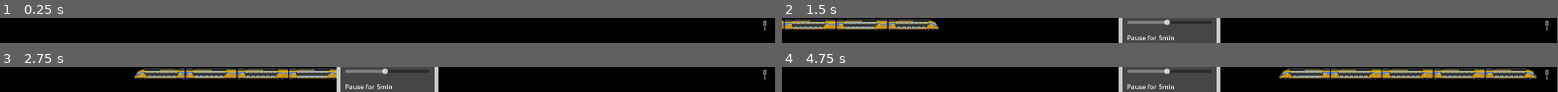
Above: before the commit, frames 1-4 (two rows, left to right).
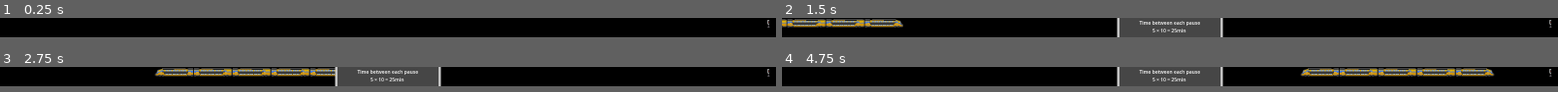
Above: after the commit, the same moments.

Repository: RedSPINE/train-productivity-app
Game: Godot game, scene res://scenes/main_scene.tscn
Same seed, same stepped clock (60 frames per second), same inputs: the game is played once before the commit and once after it.
Inputs (mouse positions are in pixels of both pictures, inside the frame that each line leads up to):
- Up to frame 1 (0.25 s): no input
- Up to frame 2 (1.5 s): click (1550, 25) at 0.5 s; click (1550, 25) at 1.25 s
- Up to frame 3 (2.75 s): click (768, 74) at 2 s
- Up to frame 4 (4.75 s): no input
The window is 799x26 before the commit and 800x20 after it. Grey fills any space a smaller window leaves; there, only what the larger window draws over its background counts as a difference.

The runs differ from the first frame. In frame 1, 0.2% of the frame differs, in the area x 98-100%, y 7-50%; in frame 2, 14%; in frame 3, 16%; in frame 4, 19%, in the area x 43-100%, y 0-100%.

Commit message:
scale to screen size + better UX/UI for settings

Diff:
--- a/project.godot
+++ b/project.godot
@@ -22,9 +22,9 @@
 
 [display]
 
-window/size/viewport_width=1920
+window/size/viewport_width=2560
 window/size/viewport_height=32
-window/size/initial_position=Vector2i(0, 992)
+window/size/initial_position=Vector2i(1920, 992)
 window/size/resizable=false
 window/size/borderless=true
 window/size/always_on_top=true
--- a/scenes/main_scene.tscn
+++ b/scenes/main_scene.tscn
@@ -204,6 +204,9 @@
 
 [sub_resource type="StyleBoxFlat" id="StyleBoxFlat_e1cbu"]
 bg_color = Color(0.6, 0.354, 0.354, 0)
+
+[sub_resource type="RectangleShape2D" id="RectangleShape2D_mngbo"]
+size = Vector2(229, 26)
 
 [sub_resource type="Animation" id="Animation_pu3yx"]
 length = 0.001
@@ -325,14 +328,25 @@
 theme_override_styles/hover = SubResource("StyleBoxFlat_6wevv")
 theme_override_styles/normal = SubResource("StyleBoxFlat_e1cbu")
 
-[node name="Train" type="Node2D" parent="." node_paths=PackedStringArray("animation_player", "button", "audiostream_ding", "audiostream_wheels")]
+[node name="Area2D" type="Area2D" parent="Light"]
+collision_layer = 2
+collision_mask = 0
+monitoring = false
+
+[node name="CollisionShape2D" type="CollisionShape2D" parent="Light/Area2D"]
+position = Vector2(-49.5, 3)
+shape = SubResource("RectangleShape2D_mngbo")
+
+[node name="Train" type="Node2D" parent="." node_paths=PackedStringArray("animation_player", "button", "audiostream_ding", "audiostream_wheels", "window_extend")]
 scale = Vector2(2, 2)
 script = ExtResource("1_7ykc4")
-speed = 0.75
+use_anim = false
+speed = 600.0
 animation_player = NodePath("TrainAnimationPlayer")
 button = NodePath("Button")
 audiostream_ding = NodePath("AudioStream-Ding")
 audiostream_wheels = NodePath("AudioStream-Wheels")
+window_extend = NodePath("Area2D/WindowExtend")
 
 [node name="TrainAnimationPlayer" type="AnimationPlayer" parent="Train"]
 root_node = NodePath("../..")
@@ -365,10 +379,6 @@
 position = Vector2(-287.5, 0)
 texture = ExtResource("2_pw63i")
 flip_h = true
-
-[node name="WindowExtend" type="CollisionPolygon2D" parent="Train"]
-polygon = PackedVector2Array(-320, 2, 0, 2, 0, 16, -320, 16)
-script = ExtResource("5_rt2n2")
 
 [node name="Button" type="Button" parent="Train"]
 offset_left = -320.0
@@ -391,3 +401,14 @@
 volume_db = -6.0
 pitch_scale = 2.0
 max_distance = 1920.0
+
+[node name="Area2D" type="Area2D" parent="Train"]
+collision_layer = 0
+collision_mask = 2
+monitorable = false
+
+[node name="WindowExtend" type="CollisionPolygon2D" parent="Train/Area2D"]
+polygon = PackedVector2Array(-320, 2, 0, 2, 0, 16, -320, 16)
+script = ExtResource("5_rt2n2")
+
+[connection signal="area_entered" from="Train/Area2D" to="Train" method="_on_area_2d_area_entered"]
--- a/scenes/settings_window.tscn
+++ b/scenes/settings_window.tscn
@@ -42,10 +42,10 @@
 corner_radius_bottom_right = 4
 corner_radius_bottom_left = 4
 
-[node name="Window" type="Window" node_paths=PackedStringArray("loops_label", "loops_slider", "loop_time_label", "loop_time_slider", "pause_time_label", "pause_time_slider", "window_height_label", "window_height_slider")]
+[node name="Window" type="Window" node_paths=PackedStringArray("loops_label", "loops_slider", "loop_time_label", "loop_time_slider", "preview_label", "pause_time_label", "pause_time_slider", "window_height_label", "window_height_slider")]
 transparent_bg = true
 initial_position = 1
-size = Vector2i(250, 385)
+size = Vector2i(350, 450)
 unresizable = true
 borderless = true
 always_on_top = true
@@ -56,6 +56,7 @@
 loops_slider = NodePath("Control/Panel/VBoxContainer/LoopsForPause/VBoxContainer/LoopsSlider")
 loop_time_label = NodePath("Control/Panel/VBoxContainer/LoopTime/VBoxContainer/HBoxContainer/LoopTimeLabel")
 loop_time_slider = NodePath("Control/Panel/VBoxContainer/LoopTime/VBoxContainer/LoopTimeSlider")
+preview_label = NodePath("Control/Panel/VBoxContainer/Preview/PreviewLabel")
 pause_time_label = NodePath("Control/Panel/VBoxContainer/PauseTime/VBoxContainer/HBoxContainer/PauseTimeLabel")
 pause_time_slider = NodePath("Control/Panel/VBoxContainer/PauseTime/VBoxContainer/PauseTimeSlider")
 window_height_label = NodePath("Control/Panel/VBoxContainer/WindowHeight/VBoxContainer/HBoxContainer/HeightValue")
@@ -120,7 +121,7 @@
 [node name="LoopsTitle" type="Label" parent="Control/Panel/VBoxContainer/LoopsForPause/VBoxContainer/HBoxContainer"]
 layout_mode = 2
 theme_override_font_sizes/font_size = 16
-text = "Pause after "
+text = "Train passings before pause : "
 
 [node name="LoopsLabel" type="Label" parent="Control/Panel/VBoxContainer/LoopsForPause/VBoxContainer/HBoxContainer"]
 layout_mode = 2
@@ -131,12 +132,11 @@
 [node name="LoopsTitle2" type="Label" parent="Control/Panel/VBoxContainer/LoopsForPause/VBoxContainer/HBoxContainer"]
 layout_mode = 2
 theme_override_font_sizes/font_size = 16
-text = " loops"
 
 [node name="LoopsSlider" type="HSlider" parent="Control/Panel/VBoxContainer/LoopsForPause/VBoxContainer"]
 layout_mode = 2
 min_value = 1.0
-max_value = 10.0
+max_value = 50.0
 value = 5.0
 ticks_on_borders = true
 
@@ -154,7 +154,7 @@
 [node name="LoopTimeTitle" type="Label" parent="Control/Panel/VBoxContainer/LoopTime/VBoxContainer/HBoxContainer"]
 layout_mode = 2
 theme_override_font_sizes/font_size = 16
-text = "Loops every "
+text = "The train will pass every "
 
 [node name="LoopTimeLabel" type="Label" parent="Control/Panel/VBoxContainer/LoopTime/VBoxContainer/HBoxContainer"]
 layout_mode = 2
@@ -166,9 +166,20 @@
 layout_mode = 2
 min_value = 30.0
 max_value = 600.0
-step = 10.0
+step = 30.0
 value = 300.0
 
+[node name="Preview" type="PanelContainer" parent="Control/Panel/VBoxContainer"]
+layout_mode = 2
+theme_override_styles/panel = SubResource("StyleBoxFlat_8eo4u")
+
+[node name="PreviewLabel" type="Label" parent="Control/Panel/VBoxContainer/Preview"]
+layout_mode = 2
+theme_override_font_sizes/font_size = 16
+text = "Time between each pause
+%l × %d = %t"
+horizontal_alignment = 1
+
 [node name="PauseTime" type="PanelContainer" parent="Control/Panel/VBoxContainer"]
 layout_mode = 2
 theme_override_styles/panel = SubResource("StyleBoxFlat_8eo4u")
@@ -183,7 +194,7 @@
 [node name="PauseTimeTitle" type="Label" parent="Control/Panel/VBoxContainer/PauseTime/VBoxContainer/HBoxContainer"]
 layout_mode = 2
 theme_override_font_sizes/font_size = 16
-text = "Pause for "
+text = "Pause duration : "
 
 [node name="PauseTimeLabel" type="Label" parent="Control/Panel/VBoxContainer/PauseTime/VBoxContainer/HBoxContainer"]
 layout_mode = 2
@@ -193,9 +204,9 @@
 
 [node name="PauseTimeSlider" type="HSlider" parent="Control/Panel/VBoxContainer/PauseTime/VBoxContainer"]
 layout_mode = 2
-min_value = 30.0
-max_value = 600.0
-step = 10.0
+min_value = 60.0
+max_value = 900.0
+step = 60.0
 value = 300.0
 
 [node name="WindowHeight" type="PanelContainer" parent="Control/Panel/VBoxContainer"]
--- a/scripts/settings_window.gd
+++ b/scripts/settings_window.gd
@@ -4,10 +4,16 @@
 
 @export var loops_label: Label
 @export var loops_slider: HSlider
+
 @export var loop_time_label: Label
 @export var loop_time_slider: HSlider
+
+@export var preview_label: Label
+var preview_base_text: String
+
 @export var pause_time_label: Label
 @export var pause_time_slider: HSlider
+
 @export var window_height_label: Label
 @export var window_height_slider: HSlider
 
@@ -19,6 +25,7 @@
 	close_requested.connect(_on_close_requested)
 	loops_slider.value_changed.connect(_on_slider_value_changed)
 	loop_time_slider.value_changed.connect(_on_slider_value_changed)
+	preview_base_text = preview_label.text
 	pause_time_slider.value_changed.connect(_on_slider_value_changed)
 	window_height_slider.value_changed.connect(_on_slider_value_changed)
 	# Update
@@ -57,19 +64,16 @@
 
 
 func _update() -> void:
-	loops_label.text = str(loops_slider.value as int)
+	var loop_count = loops_slider.value as int
+	loops_label.text = str(loop_count)
 	# loop time
-	var minutes: int = int(loop_time_slider.value)/60
-	var seconds: int = int(loop_time_slider.value)%60
-	var str_min = "" if minutes == 0 else str(minutes)+"min "
-	var str_s = "" if seconds == 0 else str(seconds)+"s"
-	loop_time_label.text = str_min + str_s
+	var loop_duration = loop_time_slider.value
+	loop_time_label.text = seconds_to_text(int(loop_duration))
+	# preview
+	var total_duration = loop_count * loop_duration
+	preview_label.text = preview_base_text.replace("%l",loops_label.text).replace("%d",pause_time_label.text).replace("%t", seconds_to_text(total_duration))
 	# pause_time
-	minutes = int(pause_time_slider.value)/60
-	seconds = int(pause_time_slider.value)%60
-	str_min = "" if minutes == 0 else str(minutes)+"min "
-	str_s = "" if seconds == 0 else str(seconds)+"s"
-	pause_time_label.text = str_min + str_s
+	pause_time_label.text = seconds_to_text(int(pause_time_slider.value))
 
 	var height_value = window_height_slider.value
 	window_height_label.text = str(int(window_height_slider.value))+"px"
@@ -78,3 +82,23 @@
 
 func _on_texture_button_pressed():
 	_reset_values()
+
+
+func seconds_to_text(seconds: int) -> String:
+	## Compute time
+	var hours: int = int(seconds)/3600
+	seconds -= hours * 3600
+	var minutes: int = int(seconds)/60
+	seconds -= minutes * 60
+	seconds = seconds % 60
+
+	var time = ""
+	## Write time
+	if hours > 0:
+		time += str(hours)+"h "
+	if minutes > 0:
+		time += str(minutes)+"min "
+	if seconds > 0:
+		time += str(seconds)+"s"
+
+	return time
--- a/scripts/train.gd
+++ b/scripts/train.gd
@@ -2,35 +2,66 @@
 class_name Train
 
 
+## if [b]true[/b], the train will use the animationPlayer instead of physics.
+@export var use_anim: bool = true
+## The speed of the train when passing if using the animation.
+@export_range(0,3,0.01,"suffix:ratio") var anim_speed: float = 1.0
 ## The speed of the train when passing.
-@export_range(0,3,0.01,"suffix:ratio") var speed: float = 100
+@export_range(0,1000,1,"suffix:px/s") var speed: float = 1.0
 
 @export_group("Setup")
 @export var animation_player: AnimationPlayer
 @export var button: Button
 @export var audiostream_ding : AudioStreamPlayer2D
 @export var audiostream_wheels : AudioStreamPlayer2D
+@export var window_extend: WindowExtend
 
-
+var target_speed: float
+var current_speed: float
+var length: int
 var should_pause: bool = false
 var can_resume: bool = false
 
 
 func _ready() -> void:
-	animation_player.animation_finished.connect(_on_passing_animation_finished)
+	if use_anim:
+		animation_player.animation_finished.connect(_on_passing_animation_finished)
+	else:
+		target_speed = speed
+		length = window_extend.polygon[0].x
+
 	button.pressed.connect(_on_button_pressed)
 	button.disabled = true
 
 
 func start_passing() -> void:
-	animation_player.speed_scale = speed
-	animation_player.stop()
-	animation_player.play("passing")
+	if use_anim:
+		animation_player.speed_scale = anim_speed
+		animation_player.stop()
+		animation_player.play("passing")
+	else:
+		global_position.x = -500
+		target_speed = speed
+		current_speed = target_speed
+
 	audiostream_wheels.play()
 
 
+func _physics_process(delta: float) -> void:
+	if not use_anim:
+		current_speed = lerpf(current_speed,target_speed,delta * 5)
+		global_position.x += int(current_speed * delta)
+		if global_position.x + length*2 > Events.window_length + 500:
+			finish_passing()
+
+
 func pause() -> void:
-	animation_player.pause()
+	if use_anim:
+		animation_player.pause()
+	else:
+		target_speed = 0
+
+	should_pause = false
 	Events.train_paused.emit()
 	button.disabled = false
 	audiostream_ding.play()
@@ -38,7 +69,10 @@
 
 
 func resume() -> void:
-	animation_player.play()
+	if use_anim:
+		animation_player.play()
+	else:
+		target_speed = speed
 	Events.train_resumed.emit()
 	button.disabled = true
 	audiostream_wheels.play()
@@ -46,6 +80,10 @@
 
 func _on_passing_animation_finished(anim_name: String) -> void:
 	if anim_name == "passing":
+		finish_passing()
+
+
+func finish_passing() -> void:
 		Events.train_passing_finished.emit()
 		audiostream_wheels.stop()
 
@@ -53,9 +91,14 @@
 func _on_light_reached() -> void:
 	if should_pause:
 		pause()
-		should_pause = false
 
 
 func _on_button_pressed():
 	if can_resume:
 		resume()
+
+
+func _on_area_2d_area_entered(area: Area2D) -> void:
+	if use_anim: return
+	if area.get_parent() is TrainLight and should_pause:
+		pause()
--- a/scripts/train_light.gd
+++ b/scripts/train_light.gd
@@ -4,22 +4,29 @@
 @export var animation_player: AnimationPlayer
 @export var button: Button
 
+
 func _ready() -> void:
 	button.pressed.connect(_on_button_pressed)
 	Events.window_adjusted.connect(_on_window_adjusted)
 	_on_window_adjusted()
 
+
 func _on_button_pressed() -> void:
 	Events.light_button_pressed.emit()
+
 
 func idle() -> void:
 	animation_player.play("idle")
 
+
 func go() -> void:
 	animation_player.play("go")
+
 
 func stop() -> void:
 	animation_player.play("stop")
 
+
 func _on_window_adjusted() -> void:
+	print(Events.window_length)
 	global_position.x = Events.window_length - 25
--- a/scripts/window_manager.gd
+++ b/scripts/window_manager.gd
@@ -21,6 +21,8 @@
 	var prim_index = DisplayServer.get_primary_screen()
 	screen_length = DisplayServer.screen_get_size(prim_index).x
 	screen_height = DisplayServer.screen_get_size(prim_index).y
+	get_window().size.x = screen_length
+	get_window().initial_position = Window.WINDOW_INITIAL_POSITION_ABSOLUTE
 	get_window().position.y = screen_height - WINDOW_SIZE - bonus_height
 	Events.window_length = screen_length
 	Events.window_adjusted.emit()
Not shown: 1 places in scenes/main_scene.tscn that only renumber resources
Not shown, added: ProductiviTrain.console.exe
Not shown, added: ProductiviTrain.exe
Not shown, added: ProductiviTrain.pck
